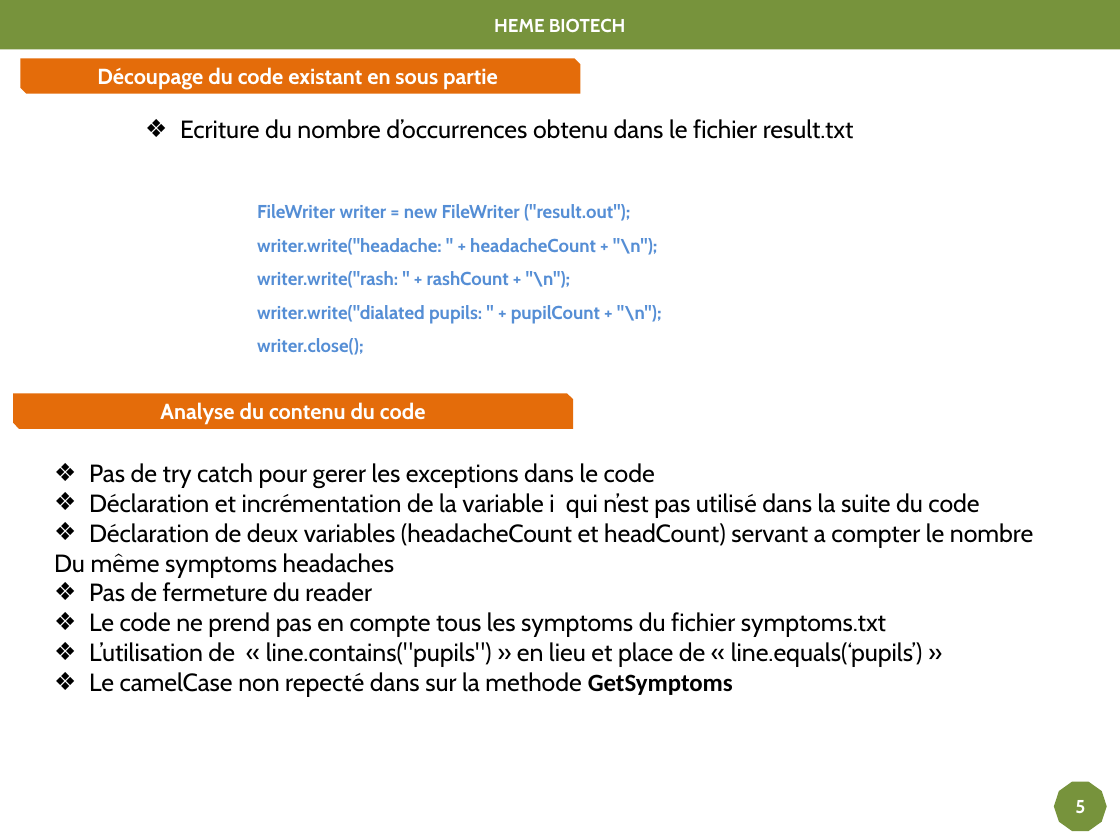
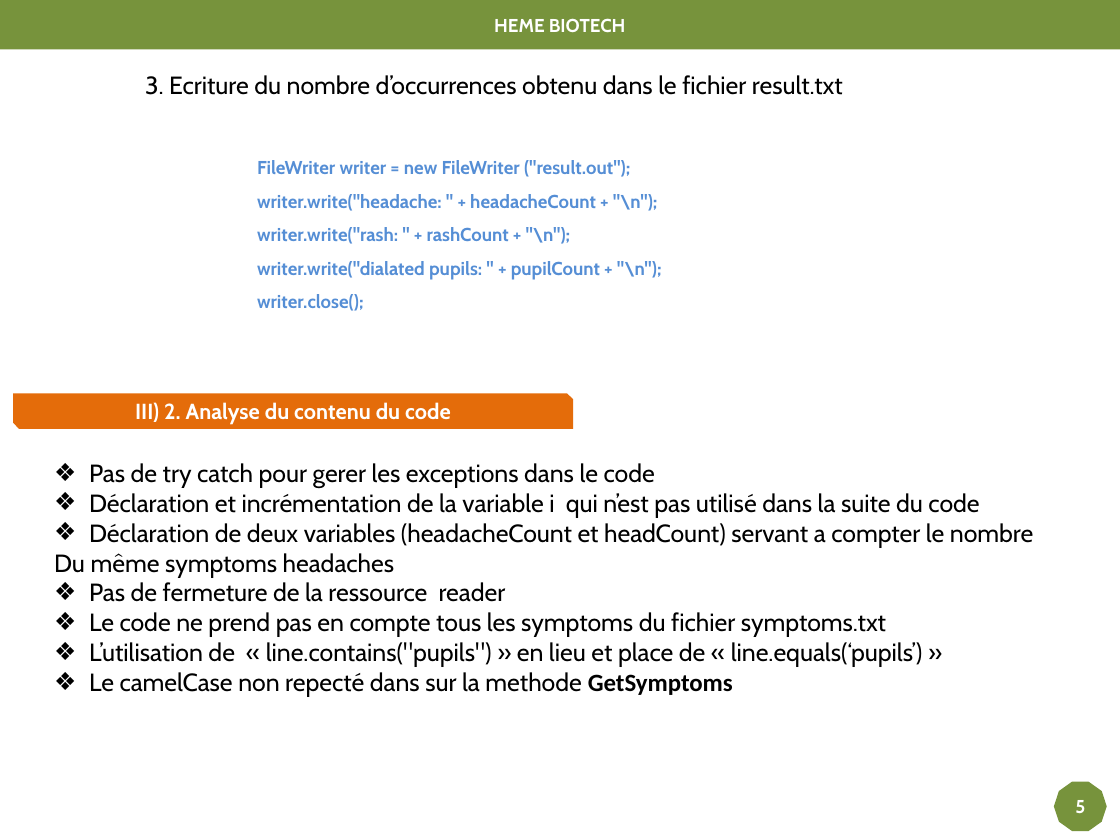
Before and after one commit to bende47/Project_DA_Java_EN_Come_to_the_Rescue_of_a_Java_Application, a slide deck: slide 6 of Projet P2.pptx (slide 4 before the commit). Drawn at 1120x840 pixels with LibreOffice and Linux fonts; fonts in the diff are those of the drawing. Boxes give left, top, right and bottom in pixels: in the first picture for what was removed or moved away, otherwise in the second. Text is boxed around its words. In the diff, an @@ line names an element or a change of style, - is before the commit and + after.

```diff
--- a/Projet P2.pptx
+++ b/Projet P2.pptx
@@ snip diag rect removed at (x1=20, y1=58, x2=580, y2=93) @@
-Découpage du code existant en sous partie
@@ text "3. Ecriture du nombre d’occurrences ..." moved from (x1=180, y1=119, x2=854, y2=355) to (x1=145, y1=75, x2=843, y2=311) @@
@@ text at (x1=145, y1=75, x2=843, y2=95): text changed @@
-    ❖ Ecriture du nombre d’occurrences obtenu dans le fichier result.txt
+    3. Ecriture du nombre d’occurrences obtenu dans le fichier result.txt
@@ text in snip diag rect at (x1=135, y1=402, x2=451, y2=425): text changed @@
-Analyse du contenu du code
+III) 2. Analyse du contenu du code
@@ text at (x1=89, y1=582, x2=506, y2=602): text changed @@
-❖ Pas de fermeture du reader
+❖ Pas de fermeture de la ressource reader
```
Also in this commit, not shown: 8 other slides changed, 2 slides added.
